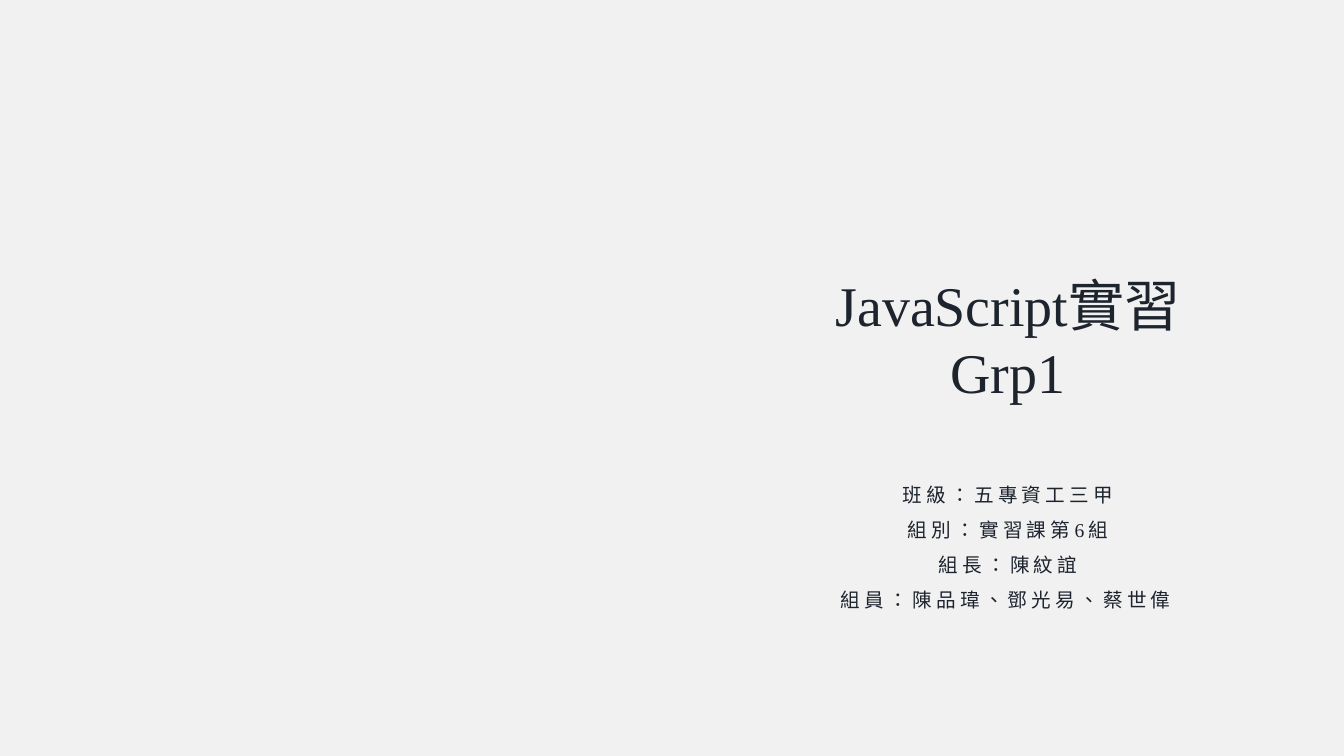
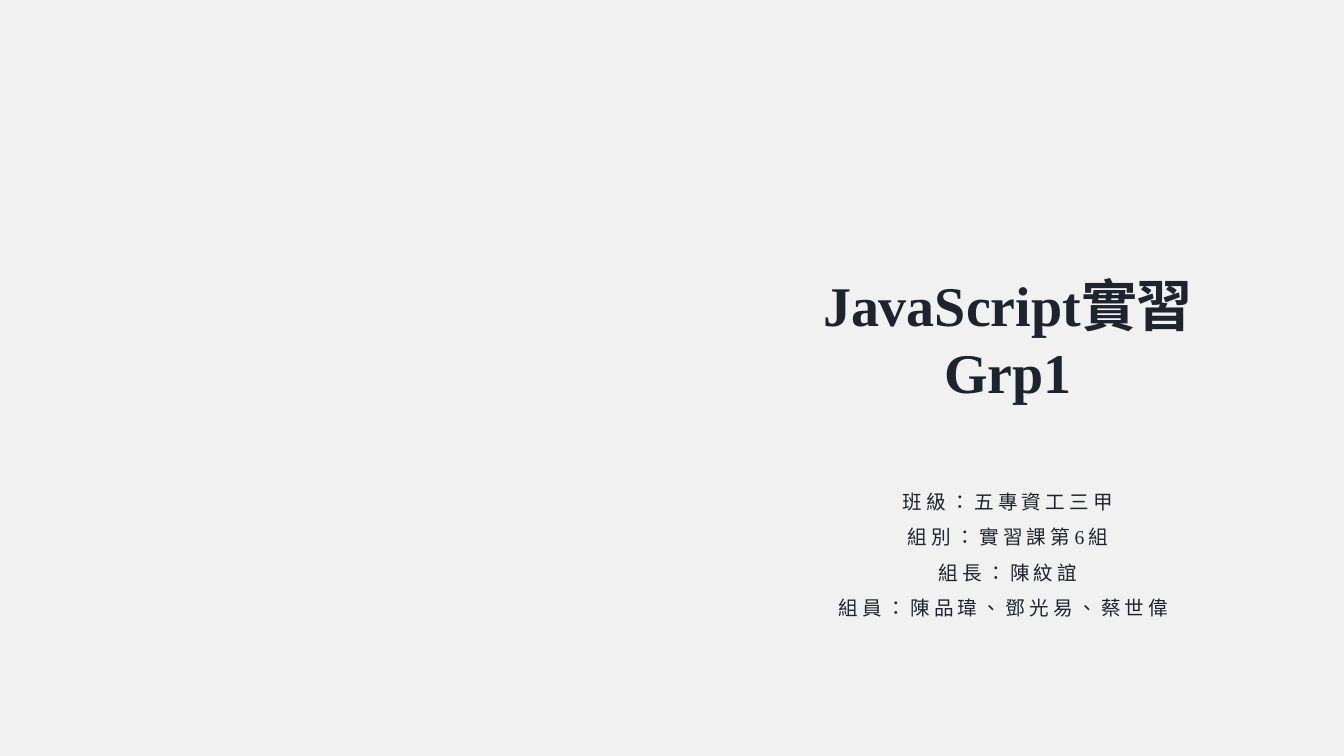
Before and after one commit to evachen20041010/JavaScript, a slide deck: slide 1 of Grp_1/實習課第6組_Grp1.pptx. Drawn at 1344x756 pixels with LibreOffice and Linux fonts; fonts in the diff are those of the drawing; background and template pictures are left out. Boxes give left, top, right and bottom in pixels: in the first picture for what was removed or moved away, otherwise in the second. Text is boxed around its words. In the diff, an @@ line names an element or a change of style, - is before the commit and + after.

```diff
--- a/Grp_1/實習課第6組_Grp1.pptx
+++ b/Grp_1/實習課第6組_Grp1.pptx
@@ title "JavaScript實習 Grp1" at bbox=[823, 283, 1193, 404]: bold on @@
@@ subtitle "班級：五專資工三甲": place and size @@
-subtitle "班級：五專資工三甲" at bbox=[841, 485, 1171, 609]
+subtitle "班級：五專資工三甲" at bbox=[839, 492, 1169, 617]
```
Also in this commit, not shown: 1 other slide changed, 12 slides added, 1 other file.
